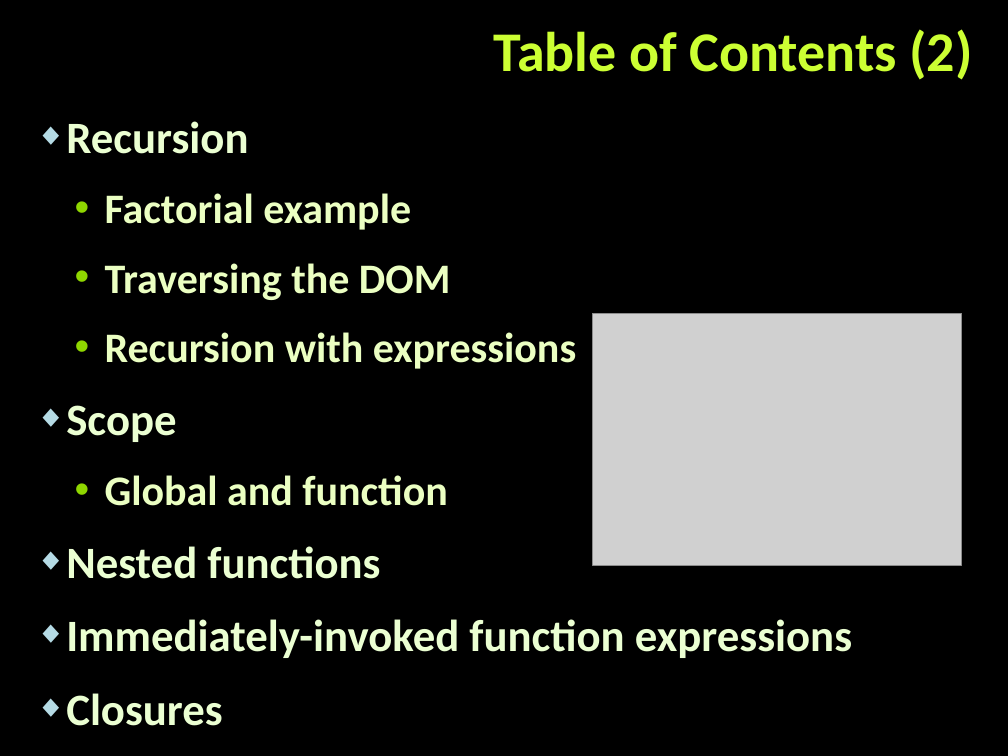
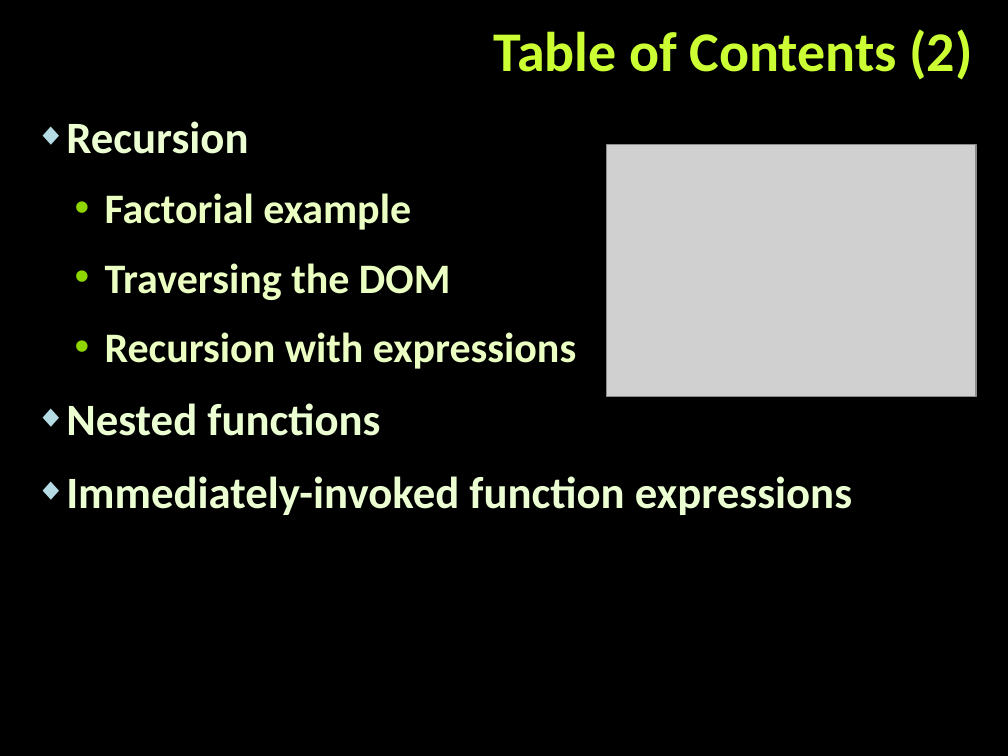
Before and after one commit to tddold/Telerik-Academy, a slide deck: slide 3 of Web Design &UI/4. JS OOP/Presentacions/Functions-and-function-expressions.pptx. Drawn at 1008x756 pixels with LibreOffice and Linux fonts; fonts in the diff are those of the drawing; grey boxes stand for pictures; background and template pictures are left out. Boxes give left, top, right and bottom in pixels: in the first picture for what was removed or moved away, otherwise in the second. Text is boxed around its words. In the diff, an @@ line names an element or a change of style, - is before the commit and + after.

```diff
--- a/Web Design &UI/4. JS OOP/Presentacions/Functions-and-function-expressions.pptx
+++ b/Web Design &UI/4. JS OOP/Presentacions/Functions-and-function-expressions.pptx
@@ picture: place and size @@
-picture at bbox=[593, 313, 963, 565]
+picture at bbox=[607, 145, 977, 397]
@@ text at bbox=[66, 405, 447, 506]: paragraphs removed @@
-◆ Scope
-  • Global and function
@@ text at bbox=[66, 693, 223, 726]: paragraph removed @@
-◆ Closures
```
Also in this commit, not shown: 13 other slides changed, 3 slides added, 36 slides removed, 16 other files.
